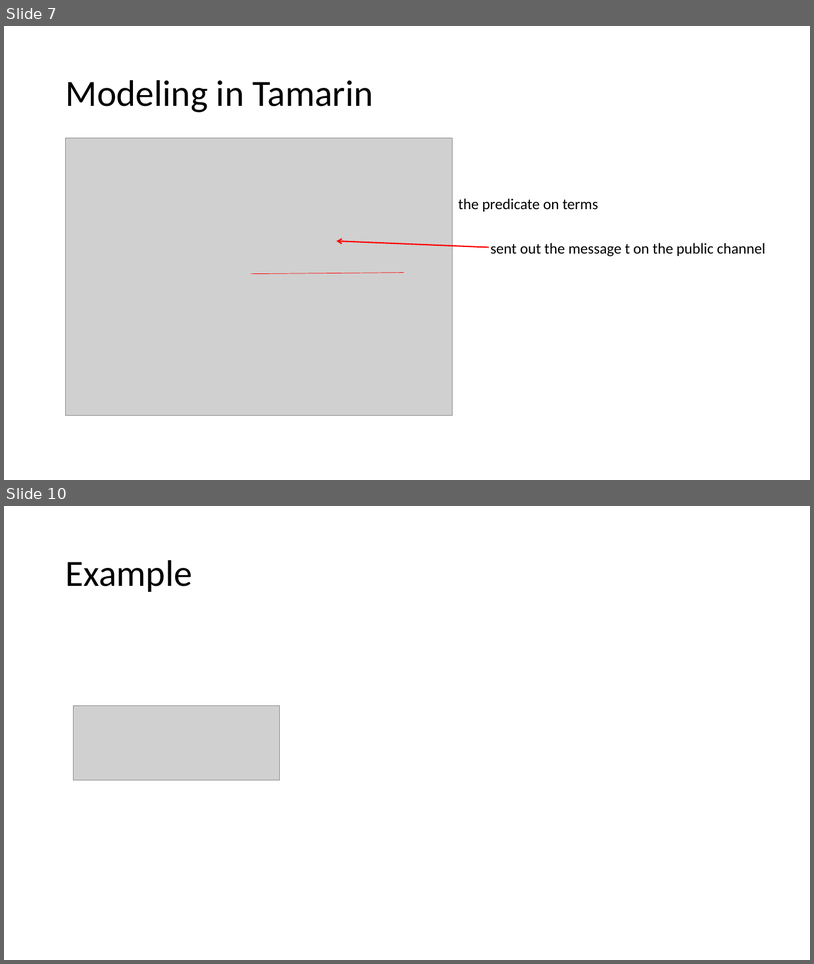
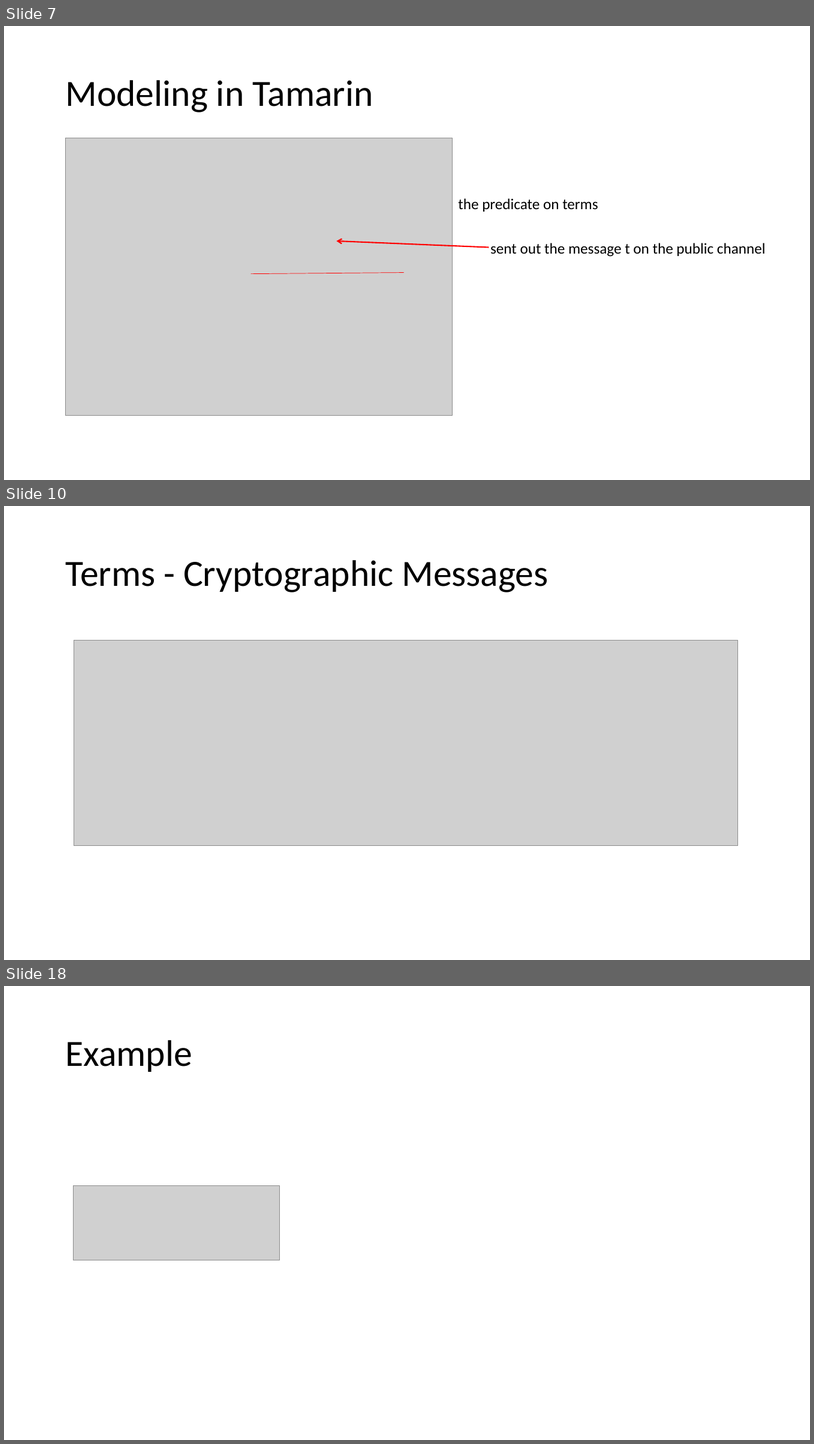
Before and after one commit to bacmive/paper_notes, a slide deck: notes1-verification tools.pptx. Shown one above the other, each under a label of ours: slides 7 and 10 before the commit, slides 7, 10 and 18 after it; the slides between them are not shown. The pictures are 814x964 and 814x1444 pixels, drawn with LibreOffice and Linux fonts; fonts in the diff are those of the drawing; grey boxes stand for pictures. Boxes give left, top, right and bottom in pixels: in the first picture for what was removed or moved away, otherwise in the second. Text is boxed around its words. In the diff, an @@ line names an element or a change of style, - is before the commit and + after.

```diff
--- a/notes1-verification tools.pptx
+++ b/notes1-verification tools.pptx
@@ slide 10 added at (4, 506, 810, 960), background #FFFFFF @@
@@ title added at (65, 560, 548, 592), 44 pt, text #000000 @@
+Terms - Cryptographic Messages
@@ picture added at (74, 640, 738, 846) @@
@@ what was slide 10 is now slide 18 @@
```
Also in this commit, not shown: 9 slides changed, 8 other slides added, 1 other file.
